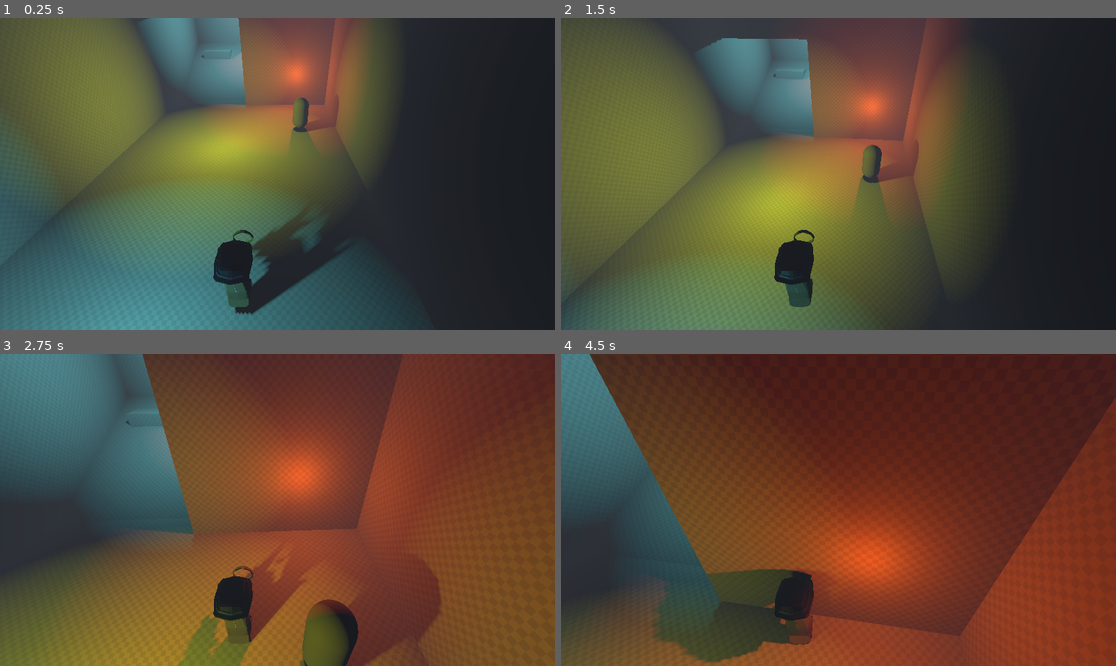
Above: before the commit, frames 1-4 (two rows, left to right).
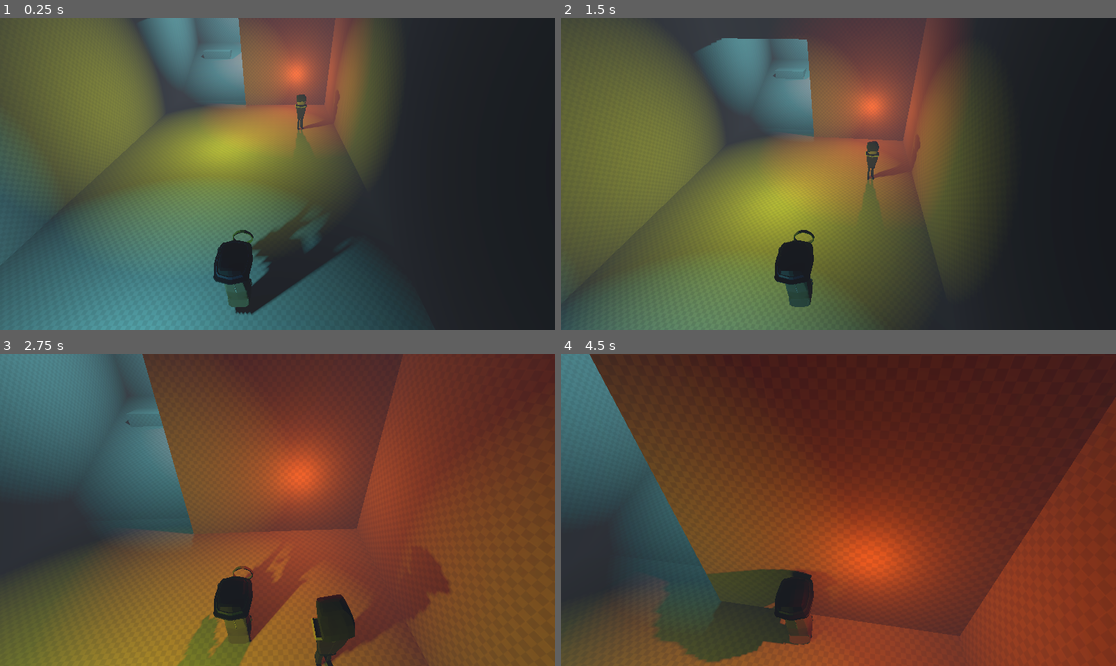
Above: after the commit, the same moments.

Repository: InTheBox-YT/GAME_JAM
Game: Godot game, scene res://scenes/world.tscn
Same seed, same stepped clock (60 frames per second), same inputs: the game is played once before the commit and once after it.
Inputs (mouse positions are in pixels of both pictures, inside the frame that each line leads up to):
- Up to frame 1 (0.25 s): no input
- Up to frame 2 (1.5 s): move the mouse to (866, 174) at 0.52 s; hold Shift (Run) 0.53-1.28 s; hold W (Up) from 0.53 s (still down); tap Space (Jump) at 0.77 s; move the mouse to (810, 174) at 1.27 s; tap C (Zoom) at 1.35 s
- Up to frame 3 (2.75 s): keep holding W (Up); tap Space (Jump) at 1.52 s; move the mouse to (288, 503) at 2.02 s; hold Shift (Run) from 2.03 s (still down)
- Up to frame 4 (4.5 s): keep holding W (Up); move the mouse to (832, 516) at 2.77 s; release Shift (Run) at 2.78 s; tap C (Zoom) at 2.85, 4.35 s; tap Space (Jump) at 3.02, 3.77 s; move the mouse to (877, 513) at 3.52 s; hold Shift (Run) 3.53-4.28 s; move the mouse to (794, 506) at 4.27 s

The runs differ from the first frame. In frame 1, 0.4% of the frame differs, in the area x 52-62%, y 24-42%; in frame 2, 0.6%; in frame 3, 2.1%, in the area x 54-81%, y 67-100%; in frame 4, less than 0.1%.

Commit message:
here

Diff:
--- a/scenes/npc.tscn
+++ b/scenes/npc.tscn
@@ -1,17 +1,27 @@
-[gd_scene load_steps=3 format=3 uid="uid://dmxfw56dfqaba"]
+[gd_scene load_steps=5 format=3 uid="uid://dmxfw56dfqaba"]
 
+[ext_resource type="PackedScene" uid="uid://broekvurtd3a8" path="res://oi bruv.glb" id="2_l56lv"]
 [ext_resource type="AudioStream" uid="uid://qss4r8ok5psi" path="res://Models/OhToALostSoul.mp3" id="2_oxya2"]
 
 [sub_resource type="CapsuleMesh" id="CapsuleMesh_ujfky"]
+
+[sub_resource type="CapsuleShape3D" id="CapsuleShape3D_p2joe"]
 
 [node name="NPC" type="Node3D"]
 
 [node name="StaticBody3D" type="StaticBody3D" parent="."]
 
 [node name="MeshInstance3D" type="MeshInstance3D" parent="StaticBody3D"]
+visible = false
 mesh = SubResource("CapsuleMesh_ujfky")
 
 [node name="AudioStreamPlayer3D" type="AudioStreamPlayer3D" parent="StaticBody3D"]
 stream = ExtResource("2_oxya2")
 autoplay = true
 max_distance = 78.02
+
+[node name="CollisionShape3D" type="CollisionShape3D" parent="StaticBody3D"]
+shape = SubResource("CapsuleShape3D_p2joe")
+
+[node name="oi bruv" parent="." instance=ExtResource("2_l56lv")]
+transform = Transform3D(-0.319506, 0, 3.02362e-08, 0, 0.243664, 0, -2.79321e-08, 0, -0.345861, 0, 0.844389, 0)
Binary file added: oi bruv.glb
Not shown, added: oi bruv.glb.import
Binary file added: oi bruv_Cube.png
Not shown, added: oi bruv_Cube.png.import
Binary file added: oi bruv_Material.png
Not shown, added: oi bruv_Material.png.import
